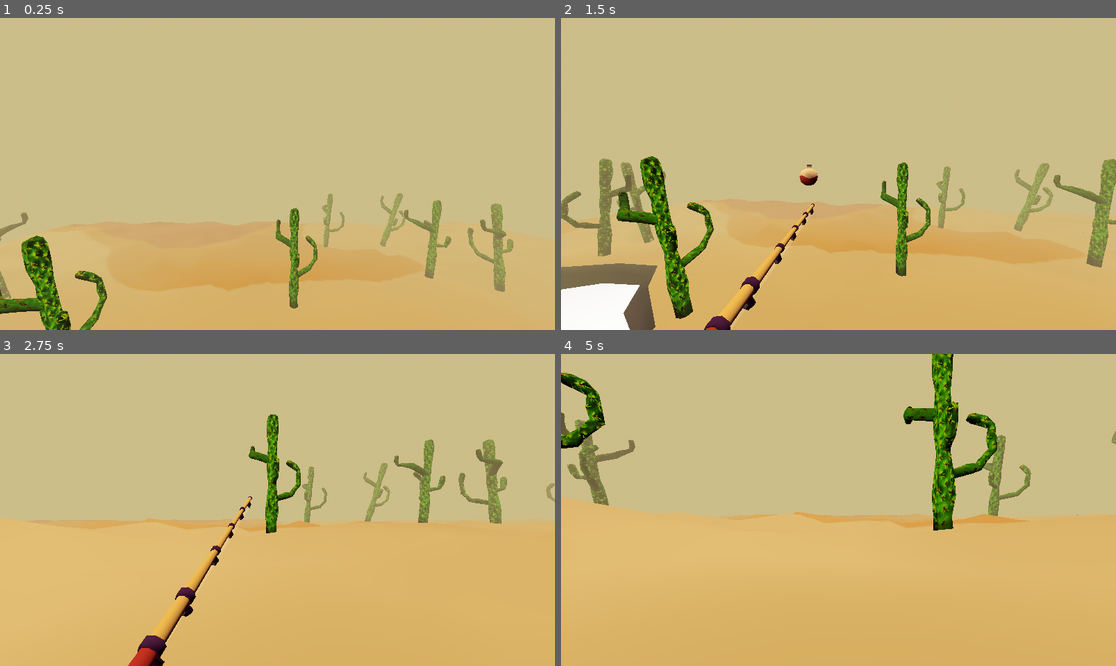
Above: before the commit, frames 1-4 (two rows, left to right).
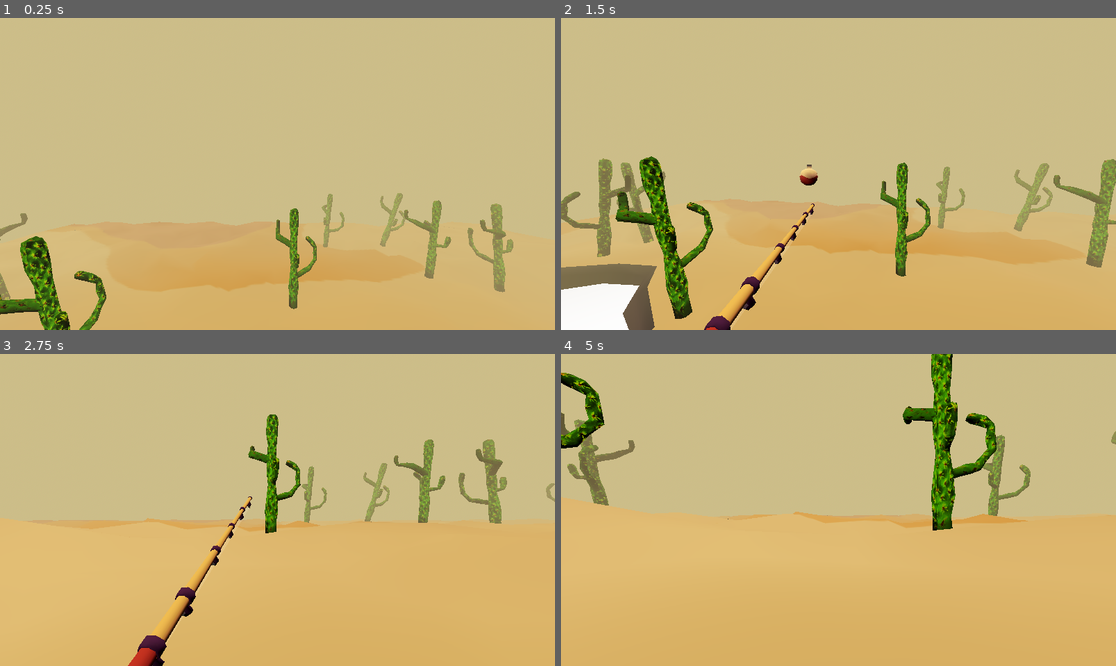
Above: after the commit, the same moments.

Repository: J-Godinez/Fishin-Game
Game: Godot game, scene res://Scenes/space.tscn
The game is run twice, just before and just after one commit, with the same random seed, the same clock (stepped at 60 frames per second) and the same inputs. The engine's default icon, where the game draws it, is replaced by a stand-in: a white triangle on a blue panel in a dark square.
Inputs (mouse positions are in pixels of both pictures, inside the frame that each line leads up to):
- Up to frame 1 (0.25 s): no input
- Up to frame 2 (1.5 s): tap Enter (ui_accept) at 0.5, 0.77 s; move the mouse to (866, 174) at 0.52 s; hold W (forward) from 0.53 s (still down); tap E (e) at 0.6 s; move the mouse to (810, 174) at 1.27 s; click (810, 174) at 1.35 s
- Up to frame 3 (2.75 s): keep holding W (forward); tap Enter (ui_accept) at 1.52 s; tap E (e) at 1.55, 2.1 s; move the mouse to (288, 503) at 2.02 s
- Up to frame 4 (5 s): keep holding W (forward); move the mouse to (832, 516) at 2.77 s; tap E (e) at 2.85, 3.8, 4.35 s; tap Enter (ui_accept) at 3.02, 3.77, 4.52 s; move the mouse to (877, 513) at 3.52 s; press the mouse at (877, 513) at 3.53 s; move the mouse to (794, 506) at 4.27 s; release the mouse at (794, 506) at 4.28 s

The runs differ from the first frame. In frame 1, 1.4% of the frame differs, in the area x 0-93%, y 56-100%; in frame 2, 2.0%, in the area x 0-100%, y 44-100%; in frame 3, 0.5%; in frame 4, 1.6%.

Commit message:
Finished the dock model and added it to the game with collision

Diff:
--- /dev/null
+++ b/Scenes/dock.tscn
@@ -0,0 +1,27 @@
+[gd_scene load_steps=4 format=3 uid="uid://wk15s374ot2w"]
+
+[ext_resource type="PackedScene" uid="uid://bcqm0wqwrge7k" path="res://Assets/dock_jank.glb" id="1_pdbyd"]
+
+[sub_resource type="BoxShape3D" id="BoxShape3D_6a54b"]
+size = Vector3(8.75, 0.61, 2)
+
+[sub_resource type="CylinderShape3D" id="CylinderShape3D_pdbyd"]
+height = 3.262
+radius = 0.26123
+
+[node name="dock" type="StaticBody3D"]
+
+[node name="dock_jank" parent="." instance=ExtResource("1_pdbyd")]
+transform = Transform3D(-4.37114e-08, 0, -1, 0, 1, 0, 1, 0, -4.37114e-08, 0, 0, 0)
+
+[node name="boards" type="CollisionShape3D" parent="."]
+transform = Transform3D(1, 0, 0, 0, 1, 0, 0, 0, 1, 4.096, 2.486, 0)
+shape = SubResource("BoxShape3D_6a54b")
+
+[node name="strut" type="CollisionShape3D" parent="."]
+transform = Transform3D(1, 0, 0, 0, 1, 0, 0, 0, 1, 8.64591, 1.63678, 0.903257)
+shape = SubResource("CylinderShape3D_pdbyd")
+
+[node name="strut2" type="CollisionShape3D" parent="."]
+transform = Transform3D(1, 0, 0, 0, 1, 0, 0, 0, 1, 8.6416, 1.64206, -0.902904)
+shape = SubResource("CylinderShape3D_pdbyd")
--- a/Scenes/space.tscn
+++ b/Scenes/space.tscn
@@ -6,6 +6,7 @@
 [ext_resource type="PackedScene" uid="uid://7qrxt0iwjoum" path="res://Scenes/lake_surface.tscn" id="4_wnfdr"]
 [ext_resource type="Texture2D" uid="uid://b4t36dq4oyddl" path="res://Assets/ground_fish_texture.png" id="5_va77k"]
 [ext_resource type="Texture2D" uid="uid://b3roycd5goo5d" path="res://Assets/cactus_0_Untitled.png" id="6_uqc4w"]
+[ext_resource type="PackedScene" uid="uid://wk15s374ot2w" path="res://Scenes/dock.tscn" id="7_uqc4w"]
 
 [sub_resource type="ProceduralSkyMaterial" id="ProceduralSkyMaterial_og2b5"]
 sky_top_color = Color(0.940766, 0.753874, 0.471181, 1)
@@ -128,7 +129,7 @@
 [node name="ground" parent="." instance=ExtResource("2_2fo43")]
 
 [node name="Player" parent="." instance=ExtResource("3_wnfdr")]
-transform = Transform3D(1, 0, 0, 0, 1, 0, 0, 0, 1, 0, 27.6043, 0)
+transform = Transform3D(1, 0, 0, 0, 1, 0, 0, 0, 1, 0.0701771, 27.6503, -0.0431042)
 SPEED = 5.0
 max_sprint = 3.0
 
@@ -154,3 +155,6 @@
 
 [node name="Cactus" type="MultiMeshInstance3D" parent="."]
 multimesh = SubResource("MultiMesh_va77k")
+
+[node name="dock" parent="." instance=ExtResource("7_uqc4w")]
+transform = Transform3D(-0.808914, 0, -0.587927, 0, 1, 0, 0.587927, 0, -0.808914, -21.4584, -4.29897, -12.9798)
Binary file added: Assets/dock_jank.glb
Not shown, added: Assets/dock_jank.glb.import
Binary file added: Assets/dock_jank_fish_texture.png
Not shown, added: Assets/dock_jank_fish_texture.png.import
Not shown: 1 places in Scenes/space.tscn that only renumber resources
Not shown, changed: Assets/dock.blend
Not shown, changed: Assets/dock.blend1
Not shown, added: Assets/dock_jank.blend
Not shown, added: Assets/dock_jank.blend1
